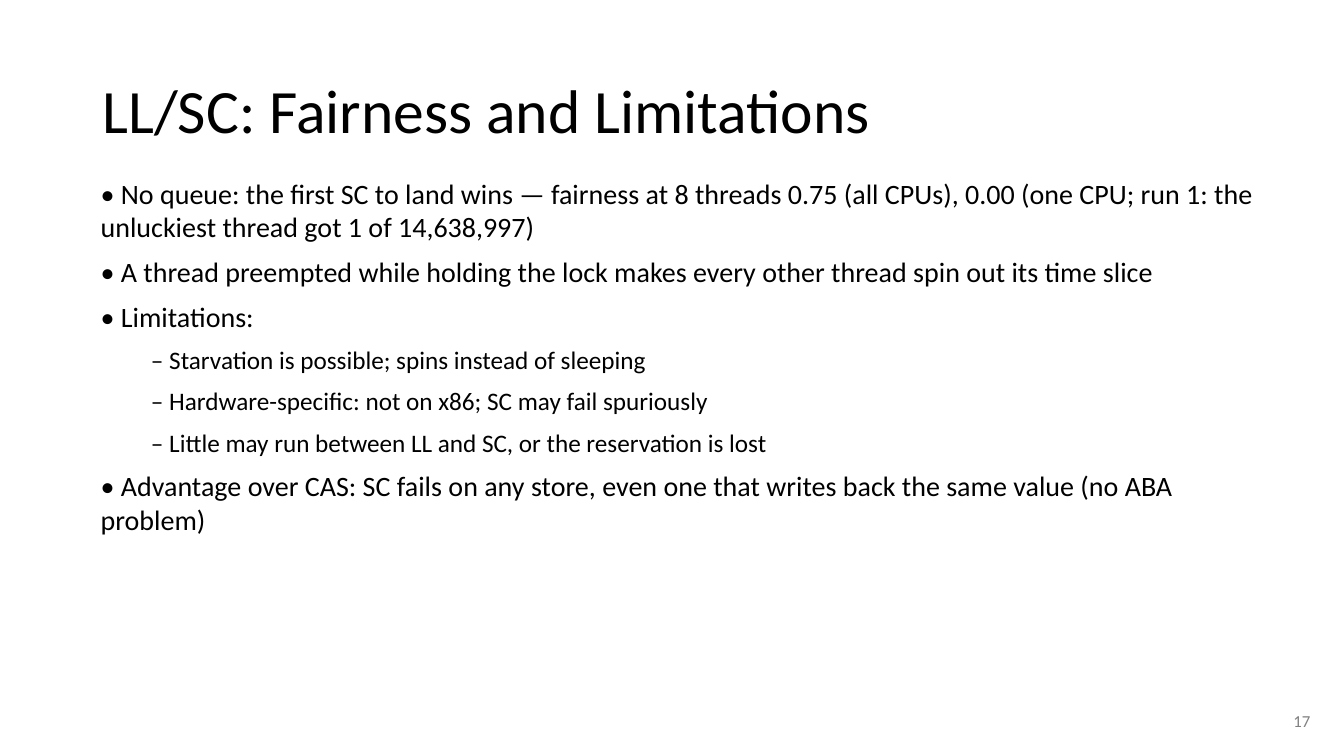
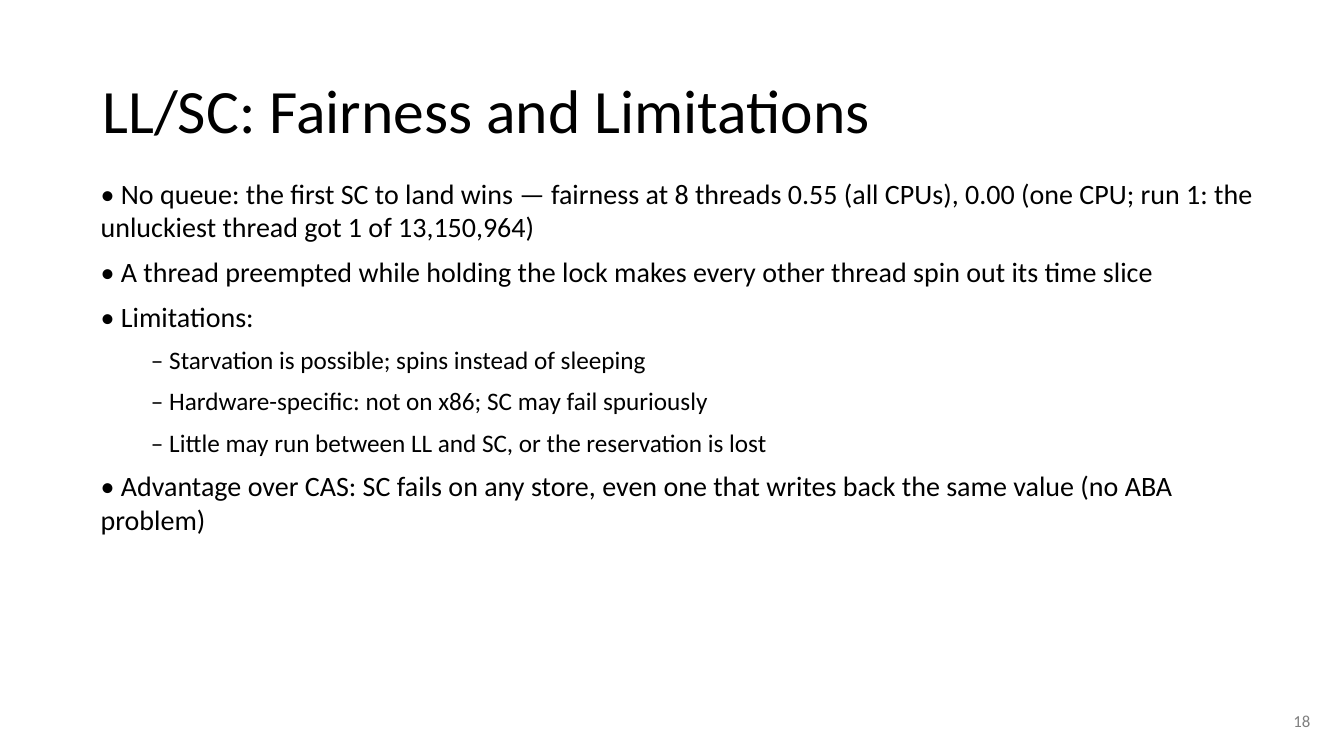
Before and after one commit to Kiatisakk/CPE333-OS, a slide deck: slide 18 of PS08/slides/PS08.pptx (slide 17 before the commit). Drawn at 1344x756 pixels with LibreOffice and Linux fonts; fonts in the diff are those of the drawing. Boxes give left, top, right and bottom in pixels: in the first picture for what was removed or moved away, otherwise in the second. Text is boxed around its words. In the diff, an @@ line names an element or a change of style, - is before the commit and + after.

```diff
--- a/PS08/slides/PS08.pptx
+++ b/PS08/slides/PS08.pptx
@@ text at (x1=101, y1=183, x2=1252, y2=242): text changed @@
-• No queue: the first SC to land wins — fairness at 8 threads 0.75 (all CPUs), 0.00 (one CPU; run 1: the unluckiest thread got 1 of 14,638,997)
+• No queue: the first SC to land wins — fairness at 8 threads 0.55 (all CPUs), 0.00 (one CPU; run 1: the unluckiest thread got 1 of 13,150,964)
@@ text at (x1=1293, y1=715, x2=1310, y2=727): text changed @@
-17
+18
```
Also in this commit, not shown: 28 other slides changed, 2 slides added, 12 other files.
